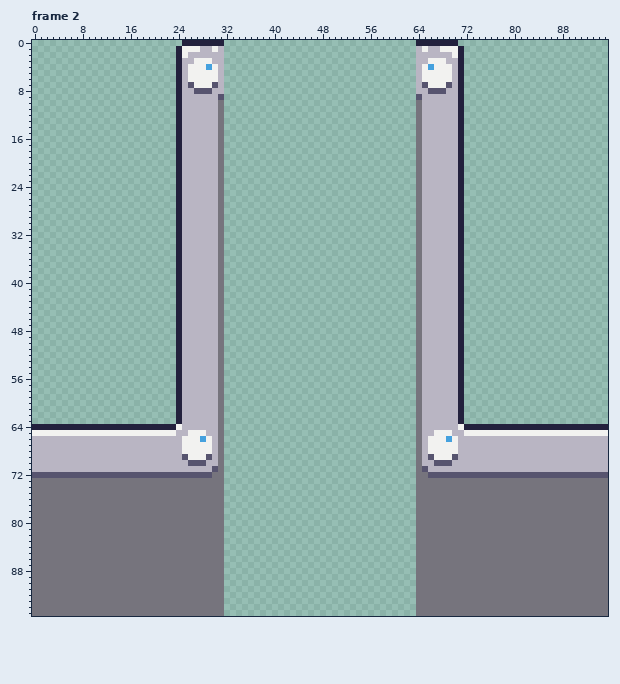
Pixel-art file, stored at Assets/Sprites/Tiles/floor.ase. Above is the file before it was changed.
96x96 pixels, 2 frames. Shown: frame 2.
After the commit:
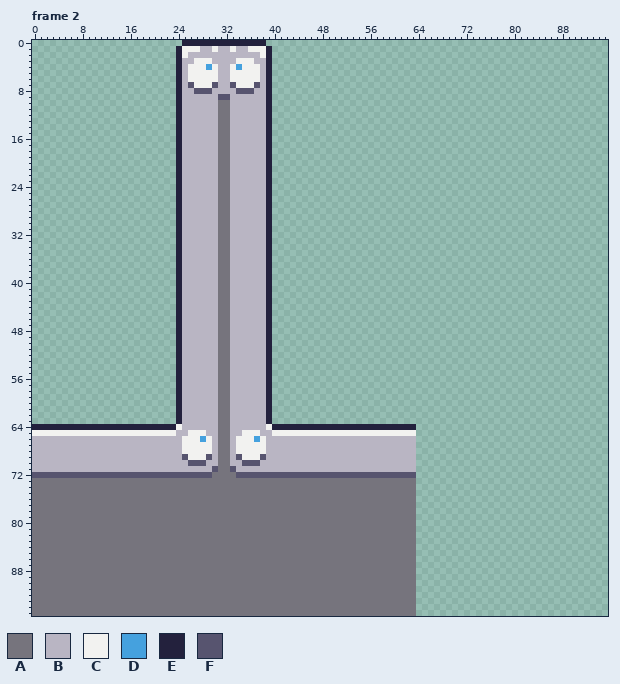
Palette (. is transparent): A #76747d  B #b9b5c3  C #f2f2f0  D #45a1de  E #23213d  F #57546f
The author wrote: feat(sprite): edit floor sprite to remove useless case
Edits made:
Changed rows in their new state; - is an unchanged pixel.
Frame 2:
first column x 32:
 0 EEEEEEE-------------------------.......-------------------------
 1 BCBBCCCE------------------------........------------------------
 2 BBBBBBCE------------------------........------------------------
 3 BBCCCBBE------------------------........------------------------
 4 BCDCCCBE------------------------........------------------------
 5 BCCCCCBE------------------------........------------------------
 6 BCCCCCBE------------------------........------------------------
 7 BFCCCFBE------------------------........------------------------
 8 BBFFFBBE------------------------........------------------------
 9 FBBBBBBE------------------------........------------------------
10 ABBBBBBE------------------------........------------------------
11 ABBBBBBE------------------------........------------------------
12 ABBBBBBE------------------------........------------------------
13 ABBBBBBE------------------------........------------------------
14 ABBBBBBE------------------------........------------------------
15 ABBBBBBE------------------------........------------------------
16 ABBBBBBE------------------------........------------------------
17 ABBBBBBE------------------------........------------------------
18 ABBBBBBE------------------------........------------------------
19 ABBBBBBE------------------------........------------------------
20 ABBBBBBE------------------------........------------------------
21 ABBBBBBE------------------------........------------------------
22 ABBBBBBE------------------------........------------------------
23 ABBBBBBE------------------------........------------------------
24 ABBBBBBE------------------------........------------------------
25 ABBBBBBE------------------------........------------------------
26 ABBBBBBE------------------------........------------------------
27 ABBBBBBE------------------------........------------------------
28 ABBBBBBE------------------------........------------------------
29 ABBBBBBE------------------------........------------------------
30 ABBBBBBE------------------------........------------------------
31 ABBBBBBE------------------------........------------------------
32 ABBBBBBE------------------------........------------------------
33 ABBBBBBE------------------------........------------------------
34 ABBBBBBE------------------------........------------------------
35 ABBBBBBE------------------------........------------------------
36 ABBBBBBE------------------------........------------------------
37 ABBBBBBE------------------------........------------------------
38 ABBBBBBE------------------------........------------------------
39 ABBBBBBE------------------------........------------------------
40 ABBBBBBE------------------------........------------------------
41 ABBBBBBE------------------------........------------------------
42 ABBBBBBE------------------------........------------------------
43 ABBBBBBE------------------------........------------------------
44 ABBBBBBE------------------------........------------------------
45 ABBBBBBE------------------------........------------------------
46 ABBBBBBE------------------------........------------------------
47 ABBBBBBE------------------------........------------------------
48 ABBBBBBE------------------------........------------------------
49 ABBBBBBE------------------------........------------------------
50 ABBBBBBE------------------------........------------------------
51 ABBBBBBE------------------------........------------------------
52 ABBBBBBE------------------------........------------------------
53 ABBBBBBE------------------------........------------------------
54 ABBBBBBE------------------------........------------------------
55 ABBBBBBE------------------------........------------------------
56 ABBBBBBE------------------------........------------------------
57 ABBBBBBE------------------------........------------------------
58 ABBBBBBE------------------------........------------------------
59 ABBBBBBE------------------------........------------------------
60 ABBBBBBE------------------------........------------------------
61 ABBBBBBE------------------------........------------------------
62 ABBBBBBE------------------------........------------------------
63 ABBBBBBE------------------------........------------------------
64 ABBBBBBCEEEEEEEEEEEEEEEEEEEEEEEE................................
65 ABBCCCBBCCCCCCCCCCCCCCCCCCCCCCCC................................
66 ABCCCDCBBBBBBBBBBBBBBBBBBBBBBBBB................................
67 ABCCCCCBBBBBBBBBBBBBBBBBBBBBBBBB................................
68 ABCCCCCBBBBBBBBBBBBBBBBBBBBBBBBB................................
69 ABFCCCFBBBBBBBBBBBBBBBBBBBBBBBBB................................
70 ABBFFFBBBBBBBBBBBBBBBBBBBBBBBBBB................................
71 AFBBBBBBBBBBBBBBBBBBBBBBBBBBBBBB................................
72 AAFFFFFFFFFFFFFFFFFFFFFFFFFFFFFF................................
73 AAAAAAAAAAAAAAAAAAAAAAAAAAAAAAAA................................
74 AAAAAAAAAAAAAAAAAAAAAAAAAAAAAAAA................................
75 AAAAAAAAAAAAAAAAAAAAAAAAAAAAAAAA................................
76 AAAAAAAAAAAAAAAAAAAAAAAAAAAAAAAA................................
77 AAAAAAAAAAAAAAAAAAAAAAAAAAAAAAAA................................
78 AAAAAAAAAAAAAAAAAAAAAAAAAAAAAAAA................................
79 AAAAAAAAAAAAAAAAAAAAAAAAAAAAAAAA................................
80 AAAAAAAAAAAAAAAAAAAAAAAAAAAAAAAA................................
81 AAAAAAAAAAAAAAAAAAAAAAAAAAAAAAAA................................
82 AAAAAAAAAAAAAAAAAAAAAAAAAAAAAAAA................................
83 AAAAAAAAAAAAAAAAAAAAAAAAAAAAAAAA................................
84 AAAAAAAAAAAAAAAAAAAAAAAAAAAAAAAA................................
85 AAAAAAAAAAAAAAAAAAAAAAAAAAAAAAAA................................
86 AAAAAAAAAAAAAAAAAAAAAAAAAAAAAAAA................................
87 AAAAAAAAAAAAAAAAAAAAAAAAAAAAAAAA................................
88 AAAAAAAAAAAAAAAAAAAAAAAAAAAAAAAA................................
89 AAAAAAAAAAAAAAAAAAAAAAAAAAAAAAAA................................
90 AAAAAAAAAAAAAAAAAAAAAAAAAAAAAAAA................................
91 AAAAAAAAAAAAAAAAAAAAAAAAAAAAAAAA................................
92 AAAAAAAAAAAAAAAAAAAAAAAAAAAAAAAA................................
93 AAAAAAAAAAAAAAAAAAAAAAAAAAAAAAAA................................
94 AAAAAAAAAAAAAAAAAAAAAAAAAAAAAAAA................................
95 AAAAAAAAAAAAAAAAAAAAAAAAAAAAAAAA................................
Where, in picture pixels (left, top, right, bottom), the same in both pictures:
changed: (224, 40, 608, 616)
